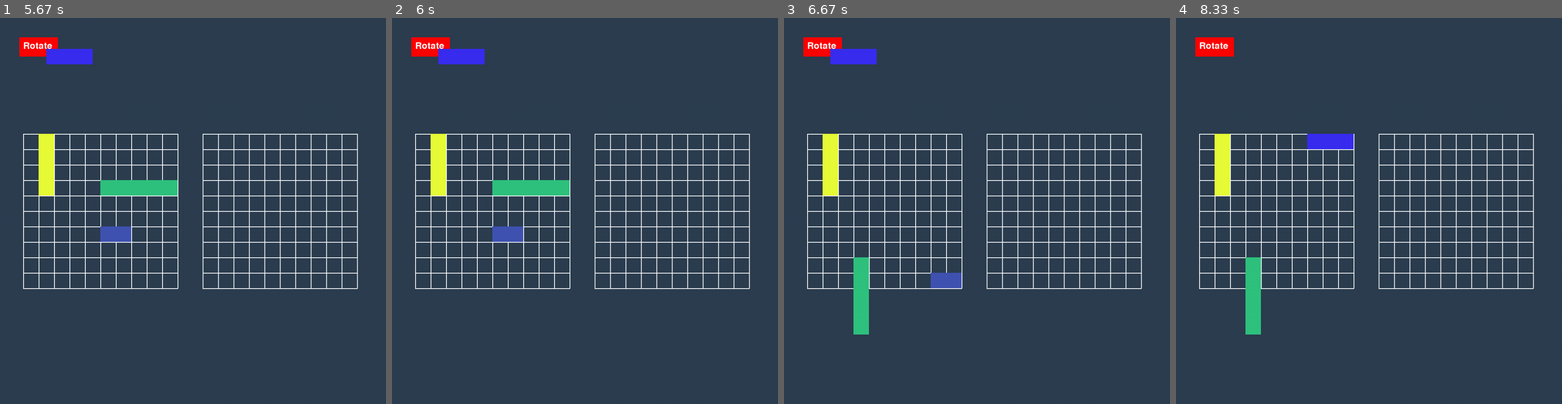
Above: before the commit, frames 1-4 (left to right).
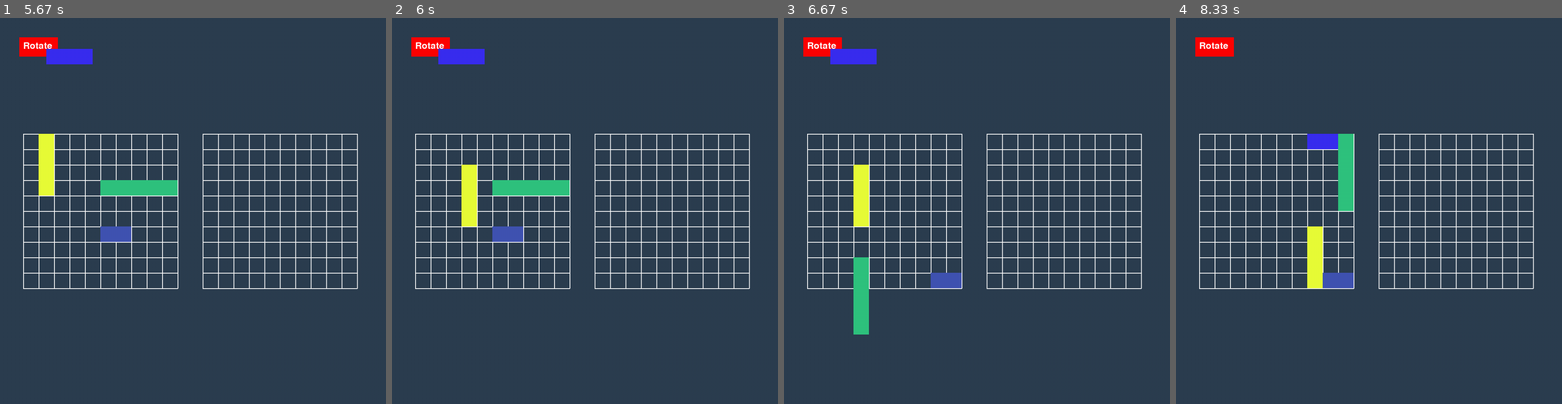
Above: after the commit, the same moments.

Repository: Marius20031/Python_pygame
Game: pygame game, started from main.py
Two runs of this game, one before a commit and one after it. Both use one fixed random seed, a clock stepped at 60 frames per second and the inputs below.
Inputs (mouse positions are in pixels of both pictures, inside the frame that each line leads up to):
- Up to frame 1 (5.67 s): press the mouse at (46, 41) at 3.63 s; move the mouse to (77, 91) at 3.73 s; release the mouse at (108, 141) at 3.87 s; press the mouse at (38, 45) at 3.97 s; move the mouse to (165, 75) at 4.07 s; release the mouse at (289, 102) at 4.2 s; press the mouse at (115, 87) at 4.3 s; move the mouse to (169, 137) at 4.4 s; release the mouse at (223, 187) at 4.53 s; press the mouse at (115, 141) at 4.63 s; move the mouse to (115, 183) at 4.73 s; release the mouse at (111, 226) at 4.87 s; press the mouse at (92, 72) at 4.97 s; move the mouse to (81, 87) at 5.07 s; release the mouse at (73, 102) at 5.2 s; press the mouse at (38, 45) at 5.3 s; move the mouse to (50, 99) at 5.4 s; release the mouse at (65, 156) at 5.53 s; press the mouse at (46, 164) at 5.63 s
- Up to frame 2 (6 s): move the mouse to (449, 183) at 5.73 s; release the mouse at (461, 203) at 5.87 s; press the mouse at (507, 234) at 5.97 s
- Up to frame 3 (6.67 s): move the mouse to (1011, 276) at 6.07 s; release the mouse at (1119, 322) at 6.2 s; press the mouse at (922, 187) at 6.3 s; move the mouse to (911, 226) at 6.4 s; release the mouse at (895, 268) at 6.53 s; press the mouse at (822, 45) at 6.63 s
- Up to frame 4 (8.33 s): move the mouse to (1314, 83) at 6.73 s; release the mouse at (1419, 122) at 6.87 s; press the mouse at (1253, 295) at 6.97 s; move the mouse to (1361, 303) at 7.07 s; release the mouse at (1469, 311) at 7.2 s; press the mouse at (1253, 195) at 7.3 s; move the mouse to (1284, 249) at 7.4 s; release the mouse at (1314, 307) at 7.53 s; press the mouse at (1245, 56) at 7.63 s; move the mouse to (1376, 75) at 7.73 s; release the mouse at (1511, 99) at 7.87 s; press the mouse at (1338, 280) at 7.97 s; move the mouse to (1357, 176) at 8.07 s; release the mouse at (1380, 75) at 8.2 s; press the mouse at (1345, 172) at 8.3 s

Frame 1 is identical in both runs. In frame 2, 1.3% of the frame differs, in the area x 10-22%, y 30-54%; in frame 3, 1.3%; in frame 4, 3.2%, in the area x 10-46%, y 30-82%.

Commit message:
Add files via upload
Implementare rotiri
unsolved: rotirea iese din matrice
solved: cand muti barca acum poti sa o muti pe verticala, este limitata x si y de matrice, implementare vector pentru pozitii prob folosim la fel id.ul pentru oponent

Diff:
--- a/Functii.py
+++ b/Functii.py
@@ -1,7 +1,7 @@
 import pygame
 from Importuri import *
 def rotate_boats(selected):
-    global boats
+    #global boats
     global boat_width_1
     global boat_width_2
     global boat_width_3
@@ -12,7 +12,14 @@
     global boat_height_4
     if selected is not None and 0 <= selected < len(boats):
         boat_x, boat_y = boats[selected]
+        var_swap_1=boat_width_VECT[selected]
+        var_swap_2=boat_height_VECT[selected]
+        boat_width_VECT[selected]=var_swap_2
+        boat_height_VECT[selected]=var_swap_1
+        #boats[selected]=boat_y, boat_x
         if selected == 0:
+            #eu trb sa asez barca in functie de pozitia pe matrice
+            #nu in functie de numarul ei, deci trb facute niste calcule in plus...
             boat_width, boat_height = boat_width_1, boat_height_1
             boat_width_1, boat_height_1 = boat_height, boat_width
             boats[selected]= boat_width_1, boat_height_1
@@ -28,7 +35,7 @@
             boat_width, boat_height = boat_width_4, boat_height_4
             boat_width_4, boat_height_4 = boat_height, boat_width
             boats[selected] = boat_width_4, boat_height_4
-        boats[selected] = (boat_x, boat_y)
+        boats[selected] = (boat_x, boat_y) #!!!!!!!!!!!!!!
 def draw_board():
     for i in range(11):
         pygame.draw.line(screen, WHITE, (board_x + i * cell_size, board_y),
@@ -87,10 +94,17 @@
                 running = False
             elif event.type == pygame.MOUSEBUTTONDOWN:
                 mouse_x, mouse_y = event.pos
-                print(mouse_x)
-                print(mouse_y) # pentru coordonate in matrice
+                # deci casuta stanga sus prima linie lrima coloana: 1,5-2,5| 7,5-8,5
+                # 1,5-2,5-3,5 pe x
+                #7,5-8,5 pe Y
+                print(mouse_x/cell_size)
+                print(mouse_y/cell_size) # pentru coordonate in matrice
                 for i, (boat_x, boat_y) in enumerate(boats):
-                    if boat_x <= mouse_x <= boat_x+(i+2)*cell_size and boat_y <= mouse_y <= boat_y+cell_size : # ca sa ia toata barca DE RECITI ACII CONDITIILE PT CLICKURI
+                    # nu inteleg de ce functioneaza dar functioneaza efectiv....
+                    # da aici trb sa verific daca intre alea se afla barca aici trb modificat:
+                    # daca fac 1*cellsize si (i+2) imi iau pe verticala
+                    # daca fac invers, imi ia pe orizontala
+                    if boat_x <= mouse_x <= boat_x+boat_width_VECT[i]*cell_size and boat_y <= mouse_y <= boat_y+boat_height_VECT[i]*cell_size: # ca sa ia toata barca DE RECITI ACII CONDITIILE PT CLICKURI
                         selected = i
                         last_one_tho=selected
                         print("barca")
@@ -98,7 +112,7 @@
                         offset_x = mouse_x - boat_x
                         offset_y = mouse_y - boat_y
                 if rotate_button.collidepoint(event.pos):
-                    print("seapasa")
+                    #print("seapasa")
                     rotate_boats(last_one_tho)
             elif event.type == pygame.MOUSEBUTTONUP:
                 last_one_tho=selected
@@ -108,9 +122,9 @@
                     mouse_x, mouse_y = event.pos
                     # calcule
                     min_x = board_x
-                    max_x = board_x + board_width - (selected + 2) * cell_size
+                    max_x = board_x +board_width - boat_width_VECT[selected]*cell_size
                     min_y = board_y
-                    max_y = board_y + board_height - cell_size
+                    max_y = board_y + board_height - boat_height_VECT[selected]*cell_size
                     # ajustarea pozitiei
                     boat_x = min(max(round((mouse_x - offset_x - board_x) / cell_size) * cell_size + board_x, min_x),
                                  max_x)
@@ -130,7 +144,7 @@
         color_2 = (58, 45, 240)
         color_3 = (232, 252, 56)
         color_4 = (48, 195, 126)
-        for i, (boat_x, boat_y) in enumerate(boats):
+        for i, (boat_x, boat_y) in enumerate(boats):# ok deci boats pentru desenare dar _VECT pt pozitionarea tragerii!!!
             if i == selected:
                 color = (255, 0, 0)  # se face rosu cand ii dam drag
             else:
--- a/Importuri.py
+++ b/Importuri.py
@@ -38,7 +38,7 @@
 boat_width_4 = 5 * cell_size
 boat_height_4 = 1 * cell_size
 
-# pozitia initialal a barcilor
+# pozitia initialal a barcilor !!! deci nu aici modific pentru a modifica size.ul barcilor
 boats = [
     (2 * cell_size, 1 * cell_size),
     (3 * cell_size, 2 * cell_size),
@@ -46,6 +46,16 @@
     (5 * cell_size, 4 * cell_size)
 ]
 
+# boats_size e aia importanta
+boats_size = [
+    (1 * cell_size, 2 * cell_size),
+    (1 * cell_size, 3 * cell_size),
+    (1 * cell_size, 4 * cell_size),
+    (1 * cell_size, 5 * cell_size)
+]
+
+boat_width_VECT=[2,3,4,5]
+boat_height_VECT=[1,1,1,1]
 # Dvarialbilele follsite pentru drag and drop
 selected = None
 offset_x = 0
